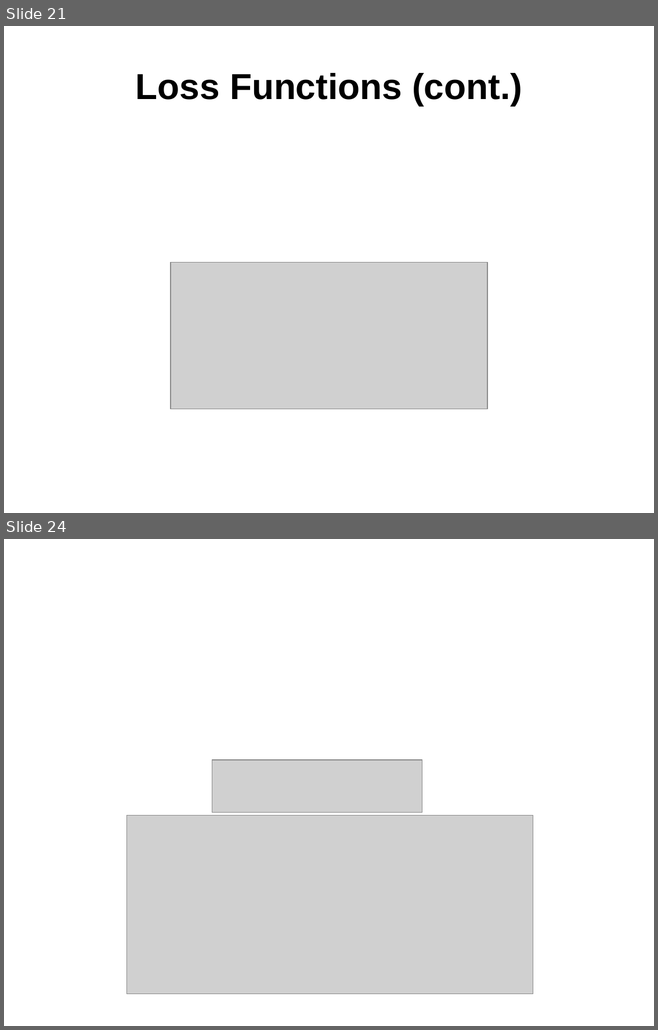
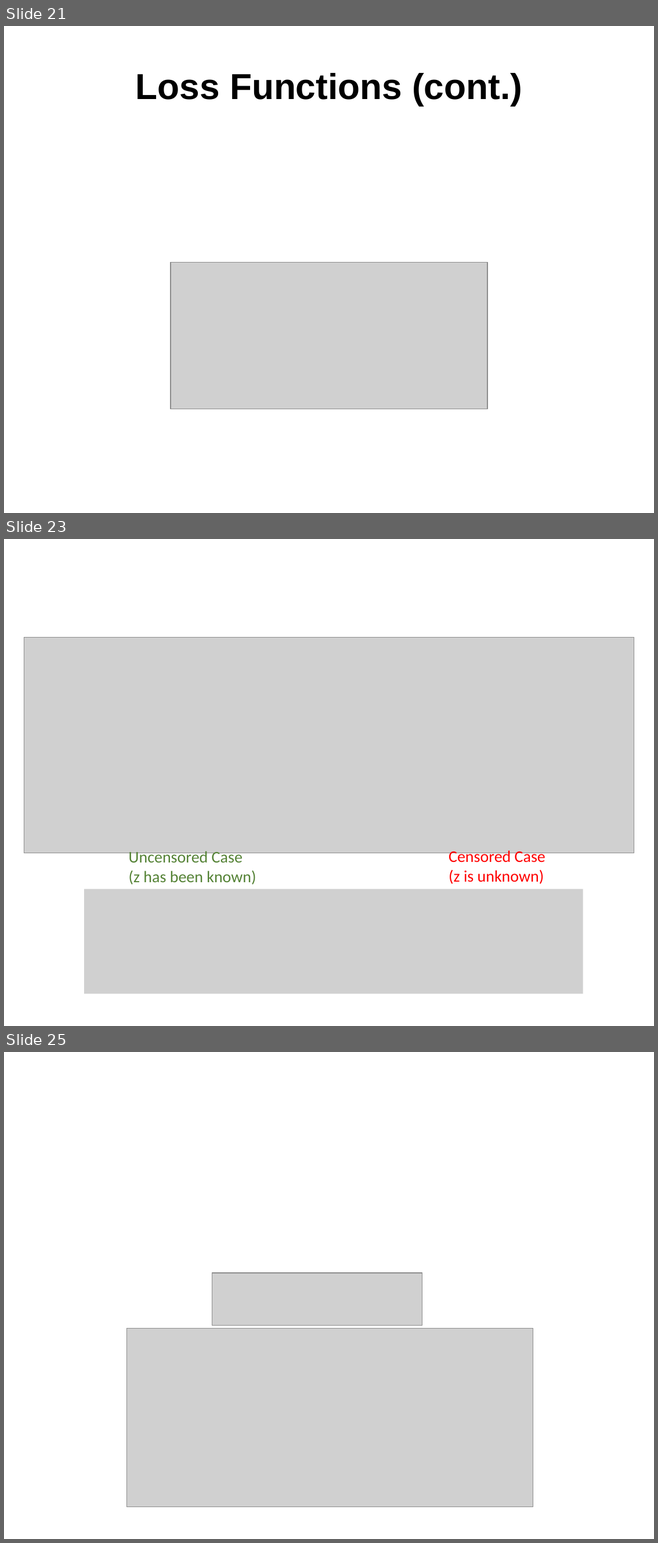
Before and after one commit to rk2900/DRSA, a slide deck: deep-recurrent-survival-analysis.pptx. Shown one above the other, each under a label of ours: slides 21 and 24 before the commit, slides 21, 23 and 25 after it; the slides between them are not shown. The pictures are 658x1030 and 658x1543 pixels, drawn with LibreOffice and Linux fonts; fonts in the diff are those of the drawing; grey boxes stand for pictures; background and template pictures are left out. Boxes give left, top, right and bottom in pixels: in the first picture for what was removed or moved away, otherwise in the second. Text is boxed around its words. In the diff, an @@ line names an element or a change of style, - is before the commit and + after.

Commit message:
update slides

```diff
--- a/deep-recurrent-survival-analysis.pptx
+++ b/deep-recurrent-survival-analysis.pptx
@@ slide 23 added at (4,539,654,1026), background #FFFFFF @@
@@ picture added at (24,638,634,853) @@
@@ text added at (129,849,256,885), 18 pt, text #548235 @@
+Uncensored Case
+(z has been known)
@@ text added at (448,849,545,884), 18 pt, text #FF0000 @@
+Censored Case
+(z is unknown)
@@ picture added at (84,889,582,994) @@
@@ what was slide 24 is now slide 25 @@
```
